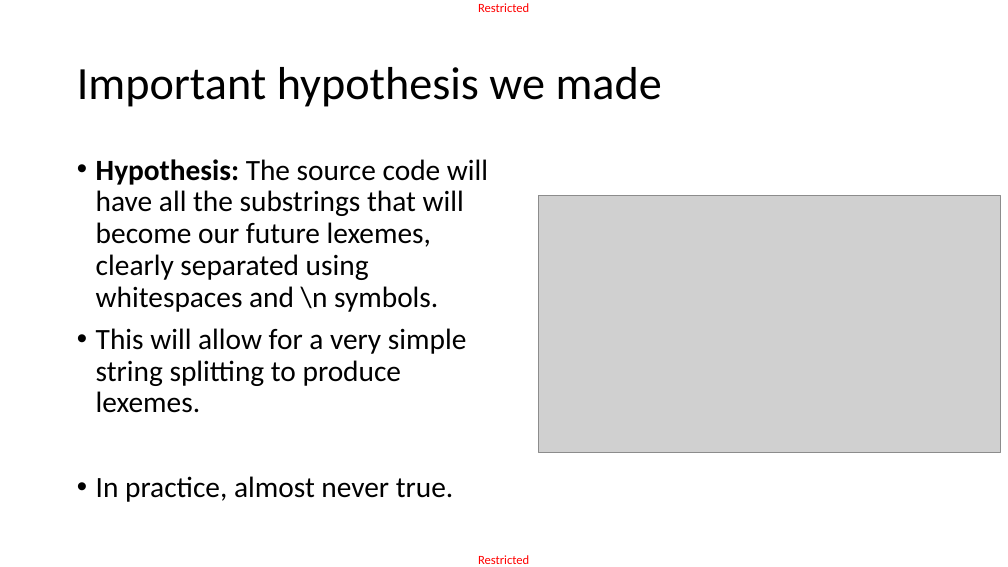
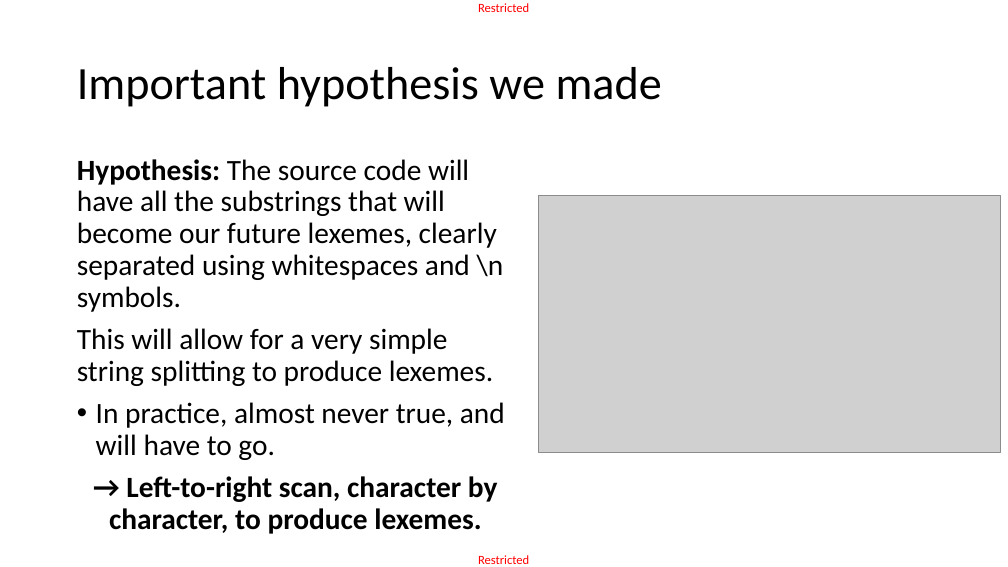
Before and after one commit to matthieudemari/SUTD_PLC_50_051, a slide deck: slide 4 of W10/W10S1/W10S1.pptx. Drawn at 1008x567 pixels with LibreOffice and Linux fonts; fonts in the diff are those of the drawing; grey boxes stand for pictures. Boxes give left, top, right and bottom in pixels: in the first picture for what was removed or moved away, otherwise in the second. Text is boxed around its words. In the diff, an @@ line names an element or a change of style, - is before the commit and + after.

```diff
--- a/W10/W10S1/W10S1.pptx
+++ b/W10/W10S1/W10S1.pptx
@@ text at box(77, 159, 504, 386): bullet • to none @@
@@ text at box(96, 402, 505, 534): text changed; bold on @@
-• In practice, almost never true.
+• In practice, almost never true, and will have to go.
+→ Left-to-right scan, character by character, to produce lexemes.
```
Also in this commit, not shown: 8 other slides changed, 25 slides added, 3 slides removed, 55 other files.
